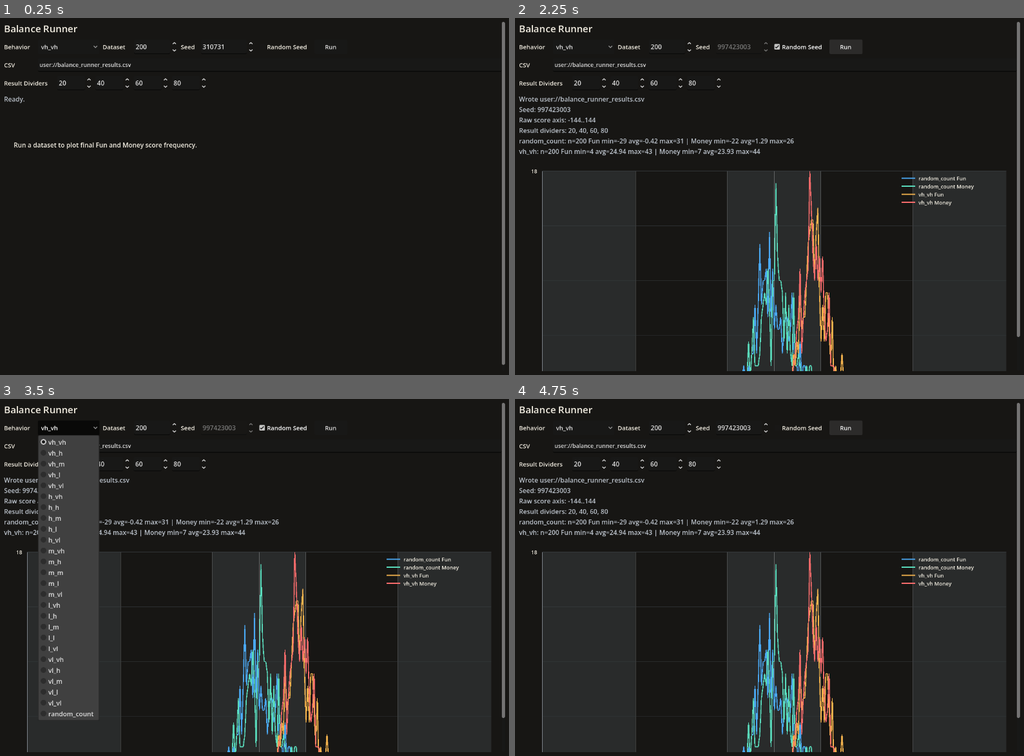
Above: before the commit, frames 1-4 (two rows, left to right).
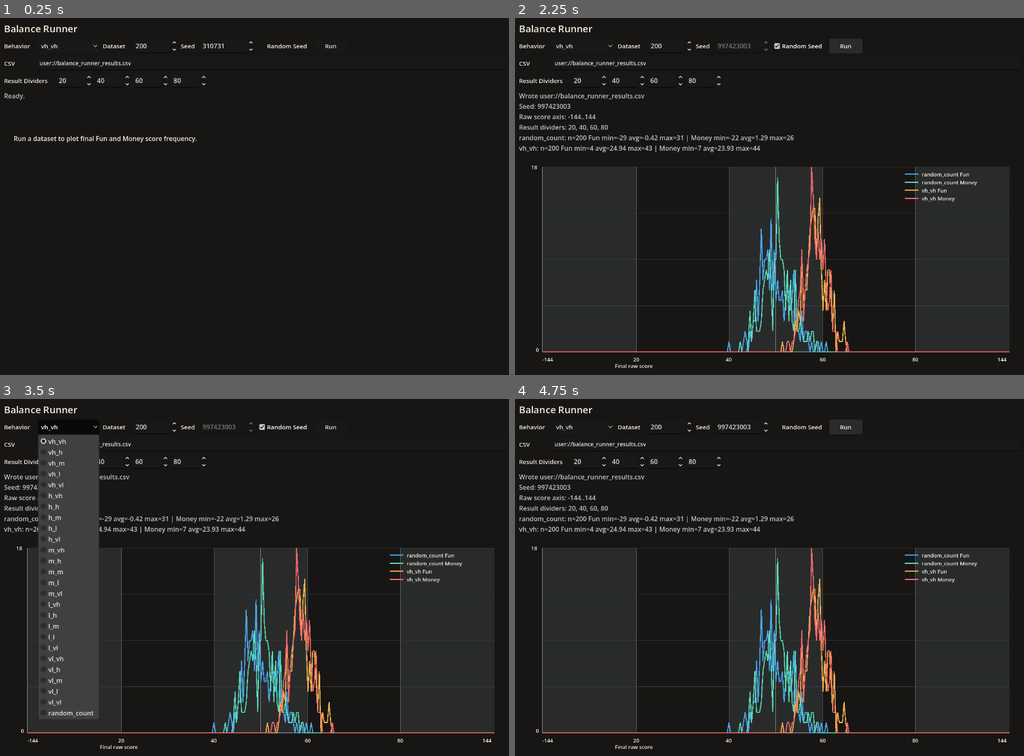
Above: after the commit, the same moments.

Repository: Josephblt/patch-notes
Game: Godot game, scene res://scenes/tools/balance_runner.tscn
Two runs of this game, one before a commit and one after it. Both use one fixed random seed, a clock stepped at 60 frames per second and the inputs below. This scene is started directly instead of the project's main scene.
Inputs:
- Up to frame 1 (0.25 s): no input
- Up to frame 2 (2.25 s): click "vh_vh" at 0.5 s; click "Random Seed" at 1.25 s; click "Run" at 2 s
- Up to frame 3 (3.5 s): click "vh_vh" at 2.75 s
- Up to frame 4 (4.75 s): click "Random Seed" at 3.5 s; click "Run" at 4.25 s

The runs differ from the first frame. In frame 1, 1.9% of the frame differs, in the area x 0-100%, y 1-98%; in frame 2, 8.4%; in frame 3, 8.0%; in frame 4, 8.4%, in the area x 0-100%, y 1-99%.

Commit message:
Stretch balance runner layout

Diff:
--- a/src/scenes/tools/balance_runner.tscn
+++ b/src/scenes/tools/balance_runner.tscn
@@ -25,28 +25,23 @@
 theme_override_constants/margin_right = 18
 theme_override_constants/margin_bottom = 16
 
-[node name="RunScroll" type="ScrollContainer" parent="MarginContainer" unique_id=322582664]
+[node name="VBoxContainer" type="VBoxContainer" parent="MarginContainer" unique_id=340716354]
 layout_mode = 2
 size_flags_horizontal = 3
 size_flags_vertical = 3
+theme_override_constants/separation = 8
 
-[node name="VBoxContainer" type="VBoxContainer" parent="MarginContainer/RunScroll" unique_id=340716354]
-layout_mode = 2
-size_flags_horizontal = 3
-size_flags_vertical = 3
-theme_override_constants/separation = 10
-
-[node name="TitleLabel" type="Label" parent="MarginContainer/RunScroll/VBoxContainer" unique_id=1788650948]
+[node name="TitleLabel" type="Label" parent="MarginContainer/VBoxContainer" unique_id=1788650948]
 layout_mode = 2
 theme_override_colors/font_color = Color(0.956863, 0.937255, 0.890196, 1)
 theme_override_font_sizes/font_size = 24
 text = "Balance Runner"
 
-[node name="ControlRow" type="HBoxContainer" parent="MarginContainer/RunScroll/VBoxContainer" unique_id=2088022378]
+[node name="ControlRow" type="HBoxContainer" parent="MarginContainer/VBoxContainer" unique_id=2088022378]
 layout_mode = 2
 theme_override_constants/separation = 8
 
-[node name="BehaviorLabel" type="Label" parent="MarginContainer/RunScroll/VBoxContainer/ControlRow" unique_id=1848555817]
+[node name="BehaviorLabel" type="Label" parent="MarginContainer/VBoxContainer/ControlRow" unique_id=1848555817]
 custom_minimum_size = Vector2(76, 36)
 layout_mode = 2
 theme_override_colors/font_color = Color(0.956863, 0.937255, 0.890196, 1)
@@ -54,12 +49,12 @@
 text = "Behavior"
 vertical_alignment = 1
 
-[node name="BehaviorOptions" type="OptionButton" parent="MarginContainer/RunScroll/VBoxContainer/ControlRow" unique_id=1981334746]
+[node name="BehaviorOptions" type="OptionButton" parent="MarginContainer/VBoxContainer/ControlRow" unique_id=1981334746]
 custom_minimum_size = Vector2(140, 36)
 layout_mode = 2
 theme_override_font_sizes/font_size = 15
 
-[node name="GameCountLabel" type="Label" parent="MarginContainer/RunScroll/VBoxContainer/ControlRow" unique_id=310750827]
+[node name="GameCountLabel" type="Label" parent="MarginContainer/VBoxContainer/ControlRow" unique_id=310750827]
 custom_minimum_size = Vector2(70, 36)
 layout_mode = 2
 theme_override_colors/font_color = Color(0.956863, 0.937255, 0.890196, 1)
@@ -67,14 +62,14 @@
 text = "Dataset"
 vertical_alignment = 1
 
-[node name="GameCountSpinBox" type="SpinBox" parent="MarginContainer/RunScroll/VBoxContainer/ControlRow" unique_id=1605685583]
+[node name="GameCountSpinBox" type="SpinBox" parent="MarginContainer/VBoxContainer/ControlRow" unique_id=1605685583]
 custom_minimum_size = Vector2(108, 36)
 layout_mode = 2
 min_value = 1.0
 max_value = 10000.0
 value = 200.0
 
-[node name="SeedLabel" type="Label" parent="MarginContainer/RunScroll/VBoxContainer/ControlRow" unique_id=274392153]
+[node name="SeedLabel" type="Label" parent="MarginContainer/VBoxContainer/ControlRow" unique_id=274392153]
 custom_minimum_size = Vector2(42, 36)
 layout_mode = 2
 theme_override_colors/font_color = Color(0.956863, 0.937255, 0.890196, 1)
@@ -82,30 +77,30 @@
 text = "Seed"
 vertical_alignment = 1
 
-[node name="SeedSpinBox" type="SpinBox" parent="MarginContainer/RunScroll/VBoxContainer/ControlRow" unique_id=217918595]
+[node name="SeedSpinBox" type="SpinBox" parent="MarginContainer/VBoxContainer/ControlRow" unique_id=217918595]
 custom_minimum_size = Vector2(132, 36)
 layout_mode = 2
 max_value = 999999999.0
 value = 310731.0
 
-[node name="RandomSeedCheckBox" type="CheckBox" parent="MarginContainer/RunScroll/VBoxContainer/ControlRow"]
+[node name="RandomSeedCheckBox" type="CheckBox" parent="MarginContainer/VBoxContainer/ControlRow"]
 custom_minimum_size = Vector2(134, 36)
 layout_mode = 2
 theme_override_colors/font_color = Color(0.956863, 0.937255, 0.890196, 1)
 theme_override_font_sizes/font_size = 15
 text = "Random Seed"
 
-[node name="RunButton" type="Button" parent="MarginContainer/RunScroll/VBoxContainer/ControlRow" unique_id=1037028322]
+[node name="RunButton" type="Button" parent="MarginContainer/VBoxContainer/ControlRow" unique_id=1037028322]
 custom_minimum_size = Vector2(82, 36)
 layout_mode = 2
 theme_override_font_sizes/font_size = 15
 text = "Run"
 
-[node name="OutputRow" type="HBoxContainer" parent="MarginContainer/RunScroll/VBoxContainer" unique_id=937254494]
+[node name="OutputRow" type="HBoxContainer" parent="MarginContainer/VBoxContainer" unique_id=937254494]
 layout_mode = 2
 theme_override_constants/separation = 8
 
-[node name="OutputPathLabel" type="Label" parent="MarginContainer/RunScroll/VBoxContainer/OutputRow" unique_id=1883809893]
+[node name="OutputPathLabel" type="Label" parent="MarginContainer/VBoxContainer/OutputRow" unique_id=1883809893]
 custom_minimum_size = Vector2(76, 34)
 layout_mode = 2
 theme_override_colors/font_color = Color(0.956863, 0.937255, 0.890196, 1)
@@ -113,18 +108,18 @@
 text = "CSV"
 vertical_alignment = 1
 
-[node name="OutputPathLineEdit" type="LineEdit" parent="MarginContainer/RunScroll/VBoxContainer/OutputRow" unique_id=197390422]
+[node name="OutputPathLineEdit" type="LineEdit" parent="MarginContainer/VBoxContainer/OutputRow" unique_id=197390422]
 custom_minimum_size = Vector2(820, 34)
 layout_mode = 2
 size_flags_horizontal = 3
 theme_override_font_sizes/font_size = 14
 text = "user://balance_runner_results.csv"
 
-[node name="BandRow" type="HBoxContainer" parent="MarginContainer/RunScroll/VBoxContainer"]
+[node name="BandRow" type="HBoxContainer" parent="MarginContainer/VBoxContainer"]
 layout_mode = 2
 theme_override_constants/separation = 8
 
-[node name="BandLabel" type="Label" parent="MarginContainer/RunScroll/VBoxContainer/BandRow"]
+[node name="BandLabel" type="Label" parent="MarginContainer/VBoxContainer/BandRow"]
 custom_minimum_size = Vector2(124, 36)
 layout_mode = 2
 theme_override_colors/font_color = Color(0.956863, 0.937255, 0.890196, 1)
@@ -132,44 +127,44 @@
 text = "Result Dividers"
 vertical_alignment = 1
 
-[node name="BandDivider1SpinBox" type="SpinBox" parent="MarginContainer/RunScroll/VBoxContainer/BandRow"]
+[node name="BandDivider1SpinBox" type="SpinBox" parent="MarginContainer/VBoxContainer/BandRow"]
 custom_minimum_size = Vector2(86, 36)
 layout_mode = 2
 min_value = 1.0
 max_value = 99.0
 value = 20.0
 
-[node name="BandDivider2SpinBox" type="SpinBox" parent="MarginContainer/RunScroll/VBoxContainer/BandRow"]
+[node name="BandDivider2SpinBox" type="SpinBox" parent="MarginContainer/VBoxContainer/BandRow"]
 custom_minimum_size = Vector2(86, 36)
 layout_mode = 2
 min_value = 1.0
 max_value = 99.0
 value = 40.0
 
-[node name="BandDivider3SpinBox" type="SpinBox" parent="MarginContainer/RunScroll/VBoxContainer/BandRow"]
+[node name="BandDivider3SpinBox" type="SpinBox" parent="MarginContainer/VBoxContainer/BandRow"]
 custom_minimum_size = Vector2(86, 36)
 layout_mode = 2
 min_value = 1.0
 max_value = 99.0
 value = 60.0
 
-[node name="BandDivider4SpinBox" type="SpinBox" parent="MarginContainer/RunScroll/VBoxContainer/BandRow"]
+[node name="BandDivider4SpinBox" type="SpinBox" parent="MarginContainer/VBoxContainer/BandRow"]
 custom_minimum_size = Vector2(86, 36)
 layout_mode = 2
 min_value = 1.0
 max_value = 99.0
 value = 80.0
 
-[node name="SummaryLabel" type="Label" parent="MarginContainer/RunScroll/VBoxContainer" unique_id=1813098771]
-custom_minimum_size = Vector2(1000, 74)
+[node name="SummaryLabel" type="Label" parent="MarginContainer/VBoxContainer" unique_id=1813098771]
+custom_minimum_size = Vector2(1000, 68)
 layout_mode = 2
 theme_override_colors/font_color = Color(0.74902, 0.776471, 0.811765, 1)
 theme_override_font_sizes/font_size = 16
 text = "Ready."
 autowrap_mode = 3
 
-[node name="Graph" type="Control" parent="MarginContainer/RunScroll/VBoxContainer" unique_id=1290756688]
-custom_minimum_size = Vector2(1120, 620)
+[node name="Graph" type="Control" parent="MarginContainer/VBoxContainer" unique_id=1290756688]
+custom_minimum_size = Vector2(0, 0)
 layout_mode = 2
 size_flags_horizontal = 3
 size_flags_vertical = 3
--- a/src/scripts/tools/balance_runner.gd
+++ b/src/scripts/tools/balance_runner.gd
@@ -26,18 +26,18 @@
 @export var random_seed: bool = false
 @export var output_path: String = DEFAULT_OUTPUT_PATH
 
-@onready var behavior_options: OptionButton = $MarginContainer/RunScroll/VBoxContainer/ControlRow/BehaviorOptions
-@onready var game_count_spin_box: SpinBox = $MarginContainer/RunScroll/VBoxContainer/ControlRow/GameCountSpinBox
-@onready var seed_spin_box: SpinBox = $MarginContainer/RunScroll/VBoxContainer/ControlRow/SeedSpinBox
-@onready var random_seed_check_box: CheckBox = $MarginContainer/RunScroll/VBoxContainer/ControlRow/RandomSeedCheckBox
-@onready var output_path_line_edit: LineEdit = $MarginContainer/RunScroll/VBoxContainer/OutputRow/OutputPathLineEdit
-@onready var band_divider_1_spin_box: SpinBox = $MarginContainer/RunScroll/VBoxContainer/BandRow/BandDivider1SpinBox
-@onready var band_divider_2_spin_box: SpinBox = $MarginContainer/RunScroll/VBoxContainer/BandRow/BandDivider2SpinBox
-@onready var band_divider_3_spin_box: SpinBox = $MarginContainer/RunScroll/VBoxContainer/BandRow/BandDivider3SpinBox
-@onready var band_divider_4_spin_box: SpinBox = $MarginContainer/RunScroll/VBoxContainer/BandRow/BandDivider4SpinBox
-@onready var run_button: Button = $MarginContainer/RunScroll/VBoxContainer/ControlRow/RunButton
-@onready var summary_label: Label = $MarginContainer/RunScroll/VBoxContainer/SummaryLabel
-@onready var graph: Control = $MarginContainer/RunScroll/VBoxContainer/Graph
+@onready var behavior_options: OptionButton = $MarginContainer/VBoxContainer/ControlRow/BehaviorOptions
+@onready var game_count_spin_box: SpinBox = $MarginContainer/VBoxContainer/ControlRow/GameCountSpinBox
+@onready var seed_spin_box: SpinBox = $MarginContainer/VBoxContainer/ControlRow/SeedSpinBox
+@onready var random_seed_check_box: CheckBox = $MarginContainer/VBoxContainer/ControlRow/RandomSeedCheckBox
+@onready var output_path_line_edit: LineEdit = $MarginContainer/VBoxContainer/OutputRow/OutputPathLineEdit
+@onready var band_divider_1_spin_box: SpinBox = $MarginContainer/VBoxContainer/BandRow/BandDivider1SpinBox
+@onready var band_divider_2_spin_box: SpinBox = $MarginContainer/VBoxContainer/BandRow/BandDivider2SpinBox
+@onready var band_divider_3_spin_box: SpinBox = $MarginContainer/VBoxContainer/BandRow/BandDivider3SpinBox
+@onready var band_divider_4_spin_box: SpinBox = $MarginContainer/VBoxContainer/BandRow/BandDivider4SpinBox
+@onready var run_button: Button = $MarginContainer/VBoxContainer/ControlRow/RunButton
+@onready var summary_label: Label = $MarginContainer/VBoxContainer/SummaryLabel
+@onready var graph: Control = $MarginContainer/VBoxContainer/Graph
 
 
 func _ready() -> void:
